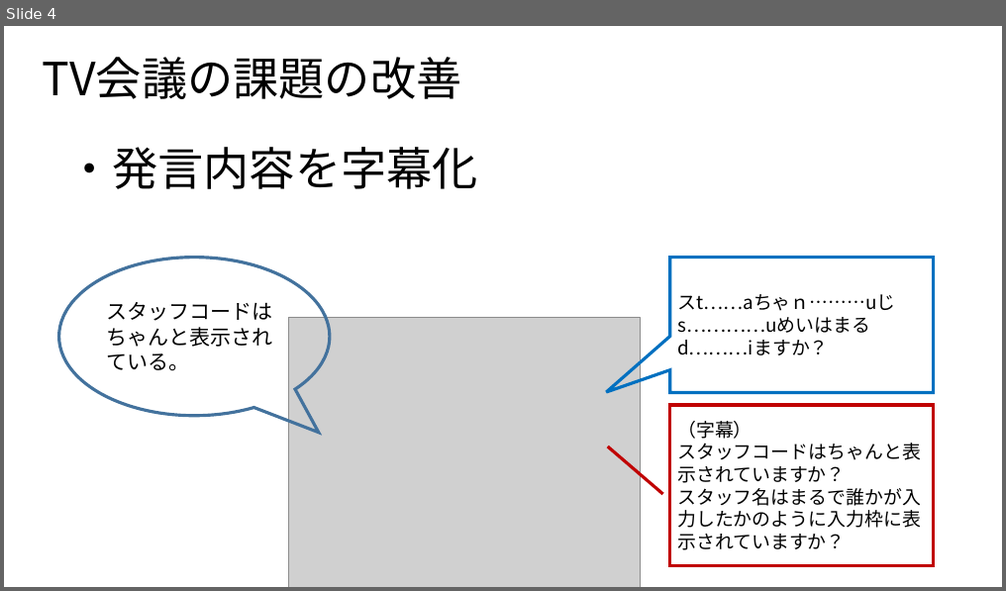
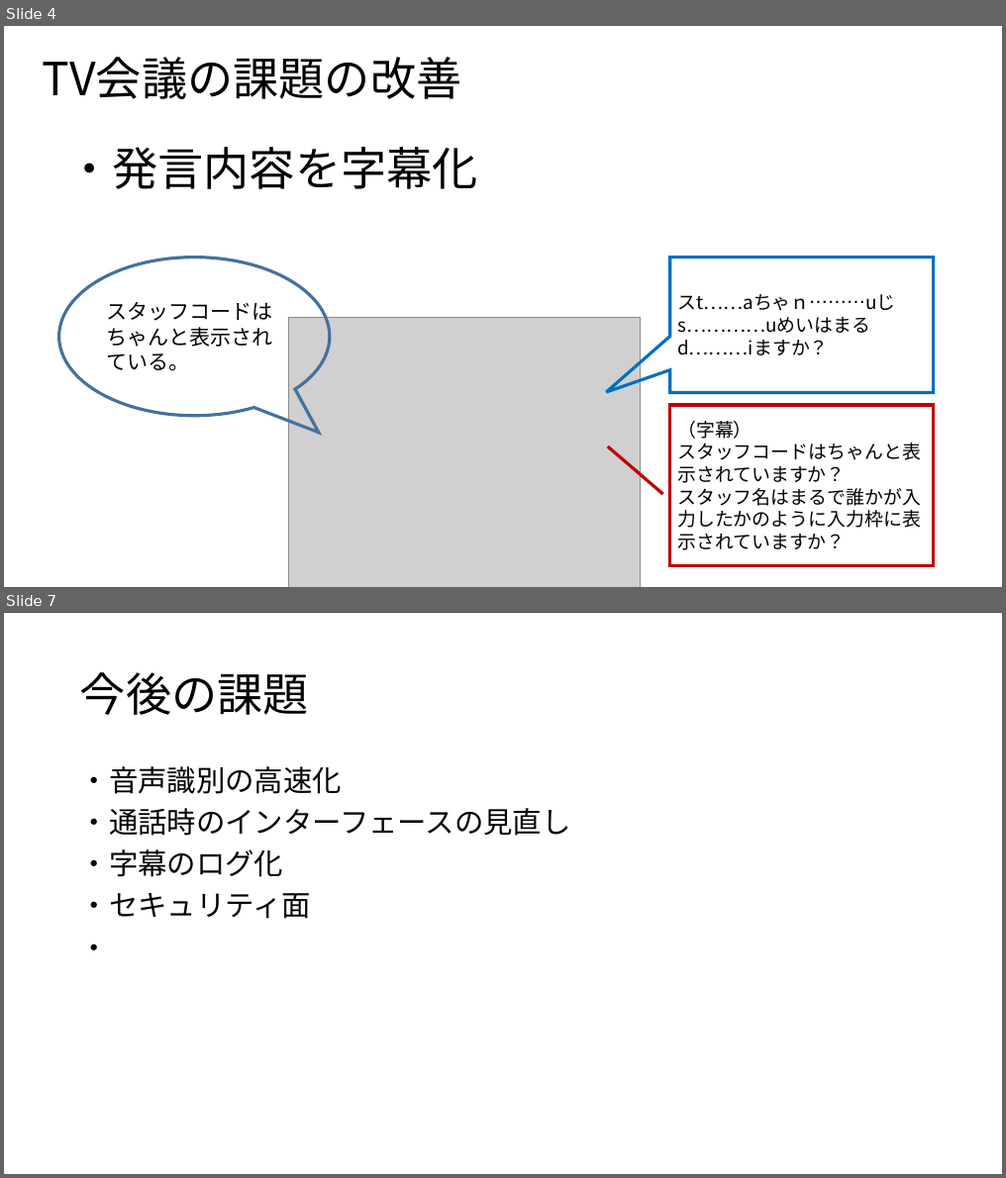
Before and after one commit to AdiosSora/subcall_cosmo, a slide deck: テレワークにおけるテレビ会議の改善.pptx. Shown one above the other, each under a label of ours: slide 4 before the commit, slides 4 and 7 after it; the slides between them are not shown. The pictures are 1006x591 and 1006x1178 pixels, drawn with LibreOffice and Linux fonts; fonts in the diff are those of the drawing; grey boxes stand for pictures. Boxes give left, top, right and bottom in pixels: in the first picture for what was removed or moved away, otherwise in the second. Text is boxed around its words. In the diff, an @@ line names an element or a change of style, - is before the commit and + after.

```diff
--- a/テレワークにおけるテレビ会議の改善.pptx
+++ b/テレワークにおけるテレビ会議の改善.pptx
@@ slide 7 added at bbox=[4, 613, 1002, 1174], background #FFFFFF @@
@@ title added at bbox=[80, 672, 309, 715], 44 pt, text #000000 @@
+今後の課題
@@ text added at bbox=[80, 766, 571, 951], 28 pt, text #000000 @@
+・音声識別の高速化
+・通話時のインターフェースの見直し
+・字幕のログ化
+・セキュリティ面
+・
```
Also in this commit, not shown: 3 other slides added, 4 slides removed.
